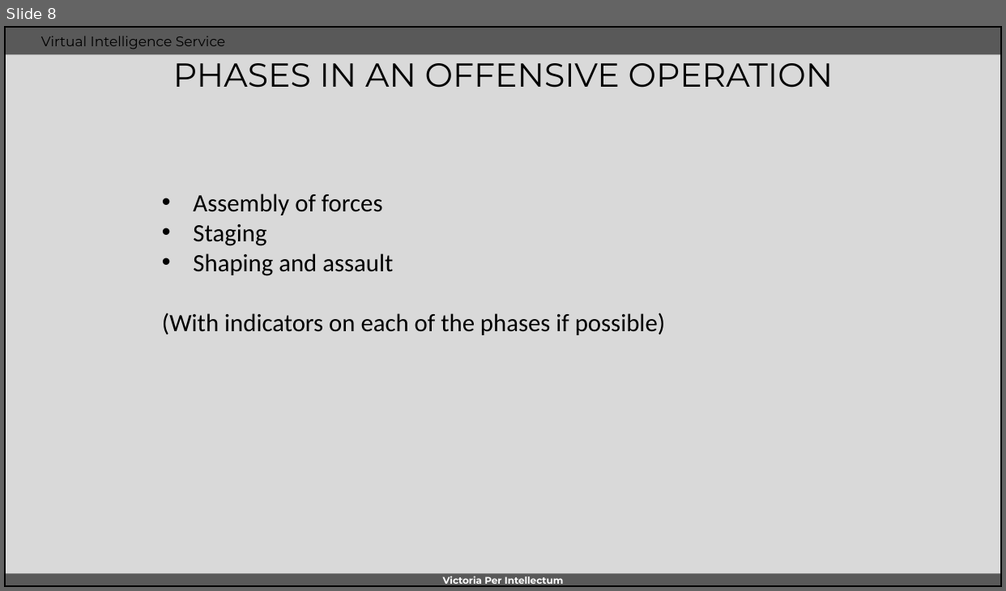
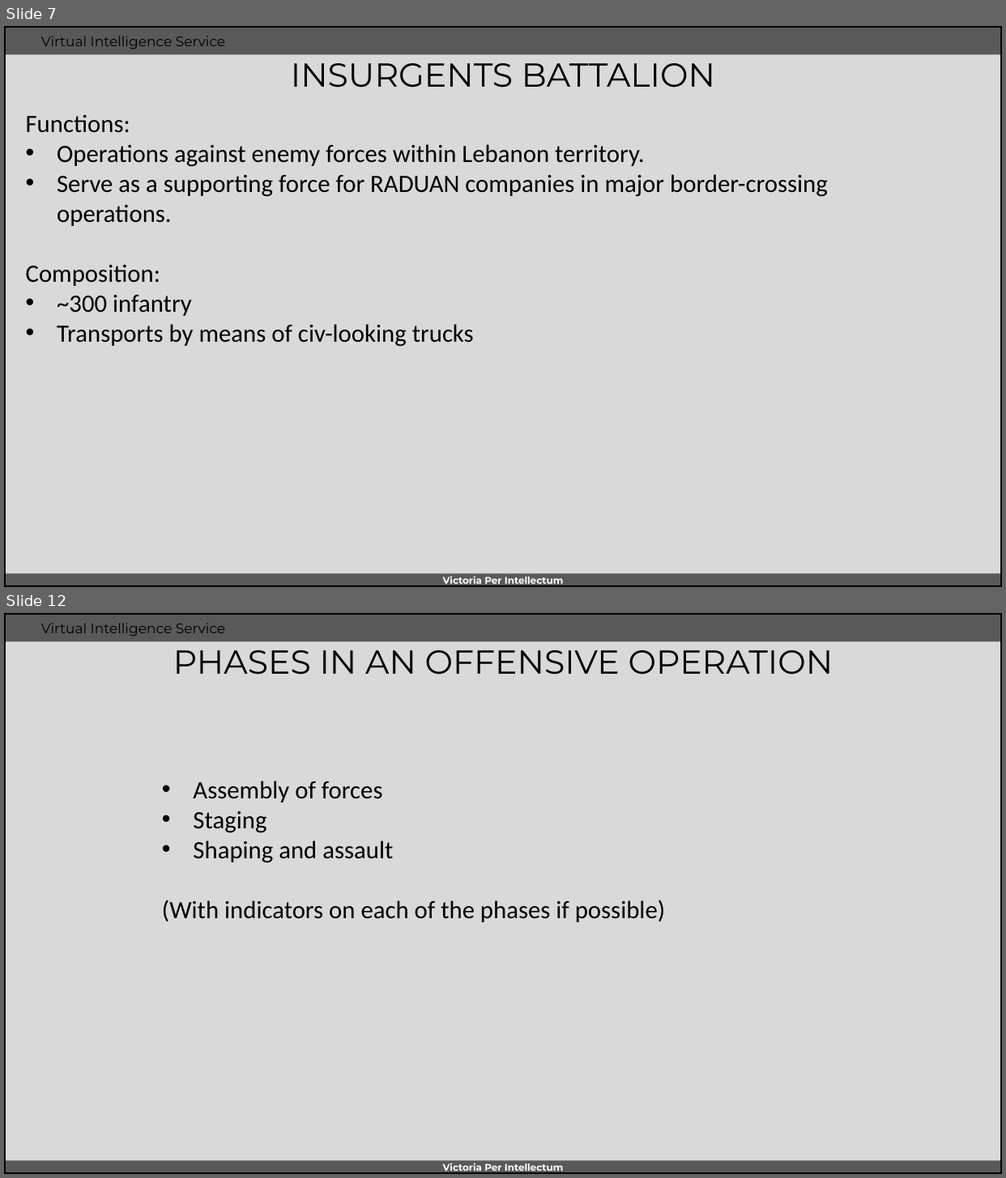
Before and after one commit to 132nd-vWing/VIS, a slide deck: OPAR/WORKSPACE/INTREP VIS OPAR-004 - HEZBOLLAH ground combat tactics.pptx. Shown one above the other, each under a label of ours: slide 8 before the commit, slides 7 and 12 after it; the slides between them are not shown. The pictures are 1006x591 and 1006x1178 pixels, drawn with LibreOffice and Linux fonts; fonts in the diff are those of the drawing; background and template pictures are left out. Boxes give left, top, right and bottom in pixels: in the first picture for what was removed or moved away, otherwise in the second. Text is boxed around its words. In the diff, an @@ line names an element or a change of style, - is before the commit and + after.

Commit message:
Updated composition of units and equipment

```diff
--- a/OPAR/WORKSPACE/INTREP VIS OPAR-004 - HEZBOLLAH ground combat tactics.pptx
+++ b/OPAR/WORKSPACE/INTREP VIS OPAR-004 - HEZBOLLAH ground combat tactics.pptx
@@ slide 7 added at (x1=4, y1=26, x2=1002, y2=587), background #D9D9D9; not listed: 5 template elements that a slide beside it also shows @@
@@ title added at (x1=291, y1=54, x2=715, y2=88), 24 pt, text #000000 @@
+INSURGENTS BATTALION
@@ text added at (x1=26, y1=114, x2=828, y2=347), 18 pt, text #000000 @@
+Functions:
+• Operations against enemy forces within Lebanon territory.
+• Serve as a supporting force for RADUAN companies in major border-crossing operations.
+Composition:
+• ~300 infantry
+• Transports by means of civ-looking trucks
@@ what was slide 8 is now slide 12 @@
```
Also in this commit, not shown: 2 slides changed, 3 other slides added.
